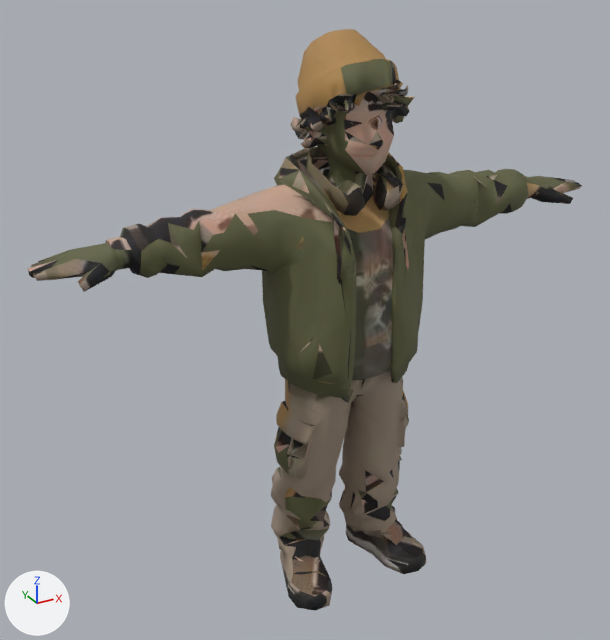
A saved change to the glTF model public/models/people/beanie-hoodie.glb.
Before and after are seen from a 50 mm camera at (-1.171, -1.91, 1.823) aimed at (-0.089, 0.058, 0.839). The lights are fixed; the arrows at lower left show +X, +Y and +Z. The first picture is the older version. Where no turn or scale is listed for an object, it has been applied to the vertices. Vertices at exactly the same position are counted once.

In view in the first picture: 'char1.001'.
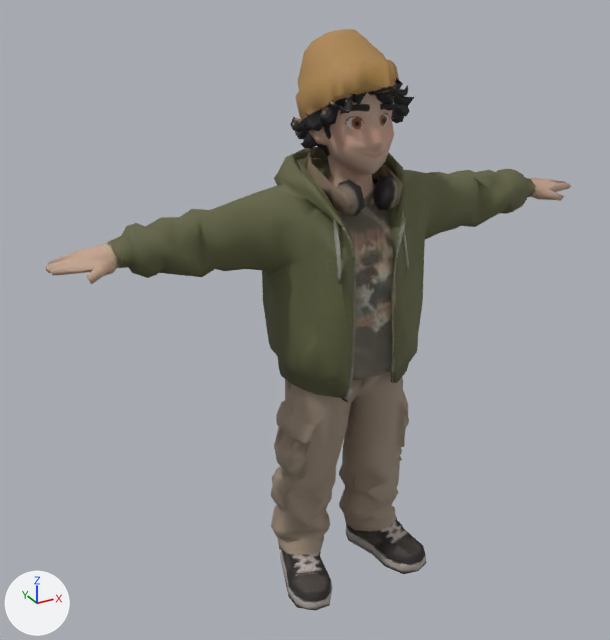
Where the change shows, as pixel boxes [x1, y1, x2, y2] in the pictures (610 x 640 px; the box of a moved part takes in the faces that stretch with it):
'char1.001', reshaped
    before: [28, 29, 582, 611]
    after: [45, 29, 571, 611]
part 1 of me_char1_001, moved or reshaped
    before: [461, 169, 582, 227]
    after: [461, 169, 571, 227]
part 2 of me_char1_001, moved or reshaped
    before: [28, 218, 181, 292]
    after: [45, 218, 181, 284]
part 3 of me_char1_001, reshaped
    both: [343, 486, 372, 554]
part 4 of me_char1_001, moved or reshaped
    both: [291, 394, 326, 426]
part 5 of me_char1_001, surface changed
    before: [33, 59, 512, 611]
    after: [49, 59, 520, 611]

The edits, one by one:
me_char1_001 is used by ob_char1_001; location (0.0, 0.0, 0.0).
me_char1_001 had 2224 vertices, 4499 faces and spanned x -0.85..0.85, y -0.21..0.21, z 0.0..1.64.
me_char1_001 now has 2224 vertices, 4499 faces and spans x -0.81..0.81, y -0.21..0.21, z 0.0..1.64.
me_char1_001 part 1: 7 vertices moved from x 0.57..0.74, y -0.1..-0.01, z 1.11..1.15 to x 0.57..0.72, y -0.08..-0.01, z 1.11..1.17; 68 vertices removed from x 0.39..0.85, y -0.1..0.05, z 1.06..1.22; 65 vertices added at x 0.36..0.81, y -0.08..0.04, z 1.06..1.22.
me_char1_001 part 2: 26 vertices moved from x -0.85..-0.6, y -0.1..0.06, z 1.11..1.18 to x -0.81..-0.6, y -0.08..0.06, z 1.12..1.18; 49 vertices removed from x -0.85..-0.55, y -0.1..0.06, z 1.1..1.22; 46 vertices added at x -0.81..-0.55, y -0.08..0.06, z 1.1..1.22.
me_char1_001 part 3: 3 vertices removed from x -0.06..0.07, y -0.01..0.07, z 0.05..0.39; 7 vertices added at x -0.07..0.21, y -0.01..0.08, z 0.04..0.39.
me_char1_001 part 4: 1 vertex removed from x -0.17, y -0.08, z 0.64; 2 vertices added at x -0.17, y -0.08..-0.07, z 0.63..0.65.
me_char1_001 part 5: 3065 kept faces spanning x -0.81..0.65, y -0.21..0.21, z 0.0..1.61 get new texture (UV) coordinates.
Other edits to the shape of me_char1_001 do not show in these pictures.
